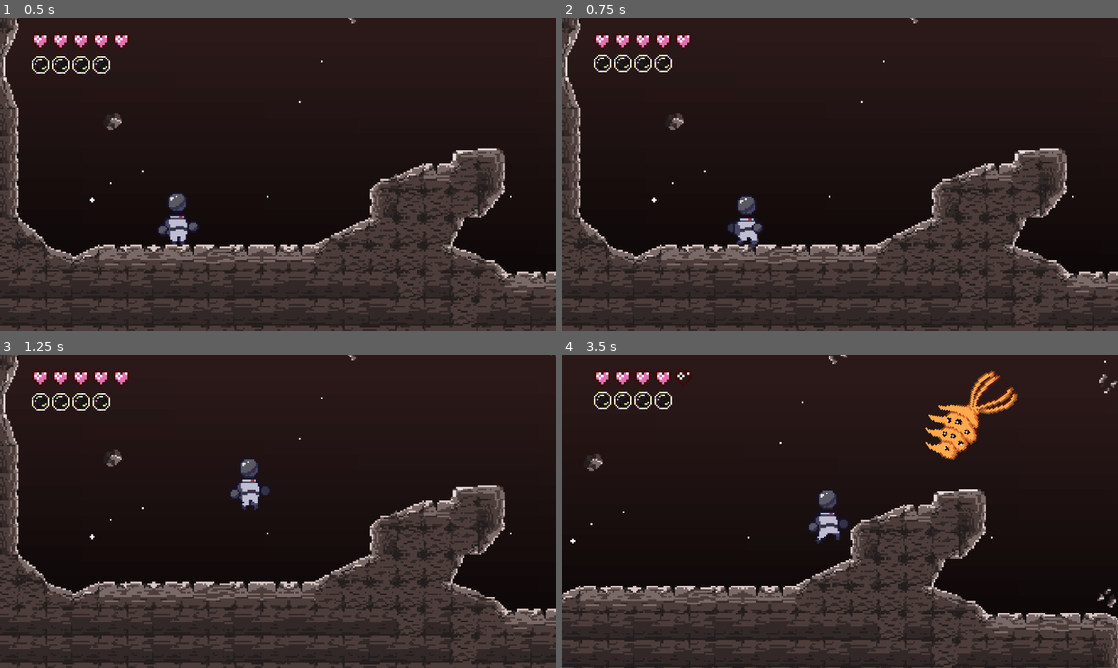
Above: before the commit, frames 1-4 (two rows, left to right).
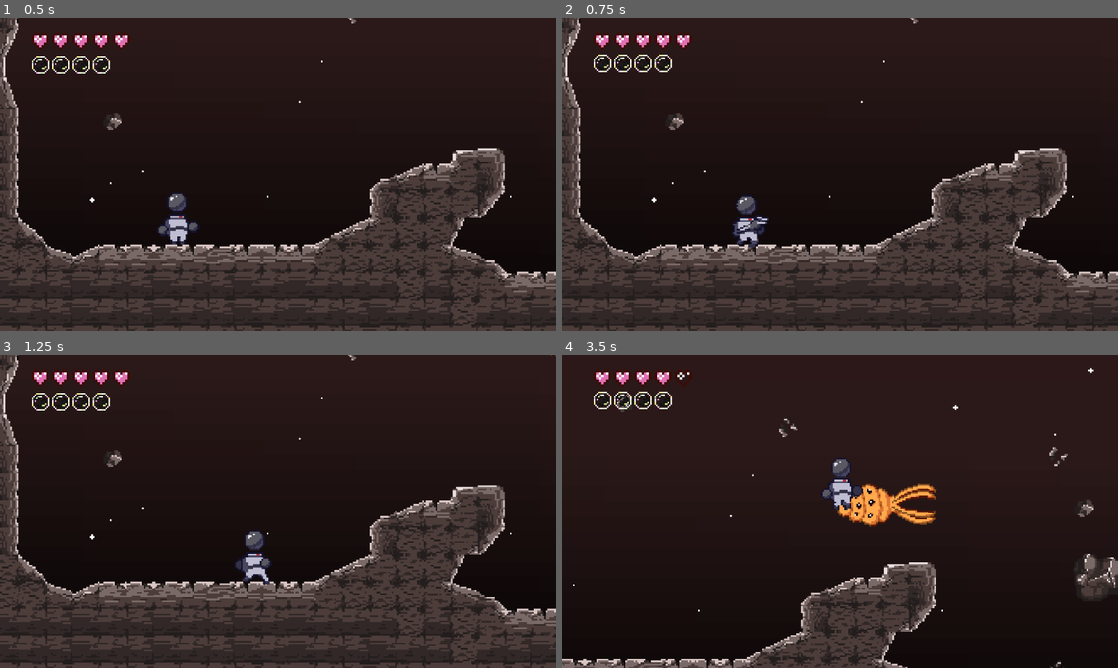
Above: after the commit, the same moments.

Repository: Autumn64/contingencia_estelar
Game: Godot game, scene res://scenes/juego.tscn
Same seed, same stepped clock (60 frames per second), same inputs: the game is played once before the commit and once after it. Sound files missing from this copy of the repository are replaced by a short silence.
Inputs:
- Up to frame 1 (0.5 s): no input
- Up to frame 2 (0.75 s): hold Right (move_right) from 0.53 s (still down); tap J (attack, bound only after the commit) at 0.6 s
- Up to frame 3 (1.25 s): keep holding Right (move_right); tap Space (jump) at 0.77 s
- Up to frame 4 (3.5 s): tap K (attack, bound only before the commit) at 1.35, 2.85 s; tap Space (jump) at 1.52, 3.02 s; release Right (move_right) at 2.03 s; hold Left (move_left) 2.03-2.78 s; tap J (attack, bound only after the commit) at 2.1 s; hold Right (move_right) from 2.78 s (still down)

Frame 1 is identical in both runs. In frame 2, 0.2% of the frame differs, in the area x 29-38%, y 59-71%; in frame 3, 1.7%; in frame 4, 28%, in the area x 0-100%, y 0-100%.

Commit message:
Controles
Signed-off-by: Autumn64 <autumn64@disroot.org>

Diff:
--- a/contingencia-estelar/project.godot
+++ b/contingencia-estelar/project.godot
@@ -45,12 +45,12 @@
 }
 slide={
 "deadzone": 0.2,
-"events": [Object(InputEventKey,"resource_local_to_scene":fa …(141 unchanged characters)… ":false,"keycode":0,"physical_keycode":74,"key_label":0,"unicode":106,"location":0,"echo":false,"script":null)
+"events": [Object(InputEventKey,"resource_local_to_scene":fa …(141 unchanged characters)… ":false,"keycode":0,"physical_keycode":75,"key_label":0,"unicode":107,"location":0,"echo":false,"script":null)
 ]
 }
 attack={
 "deadzone": 0.2,
-"events": [Object(InputEventKey,"resource_local_to_scene":fa …(141 unchanged characters)… ":false,"keycode":0,"physical_keycode":75,"key_label":0,"unicode":107,"location":0,"echo":false,"script":null)
+"events": [Object(InputEventKey,"resource_local_to_scene":fa …(141 unchanged characters)… ":false,"keycode":0,"physical_keycode":74,"key_label":0,"unicode":106,"location":0,"echo":false,"script":null)
 ]
 }
 
